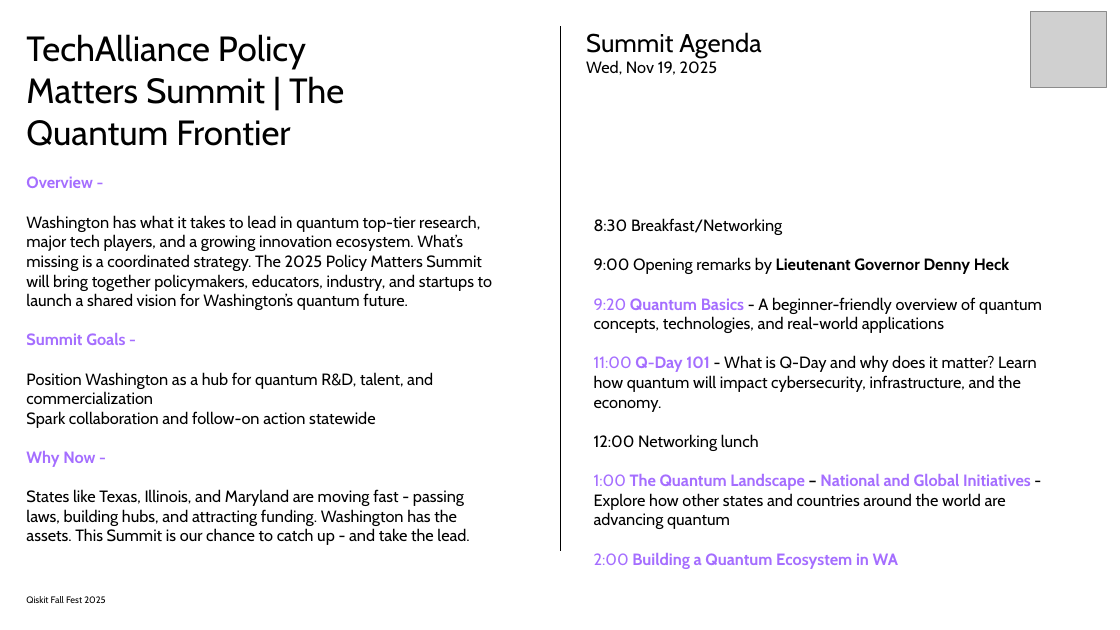
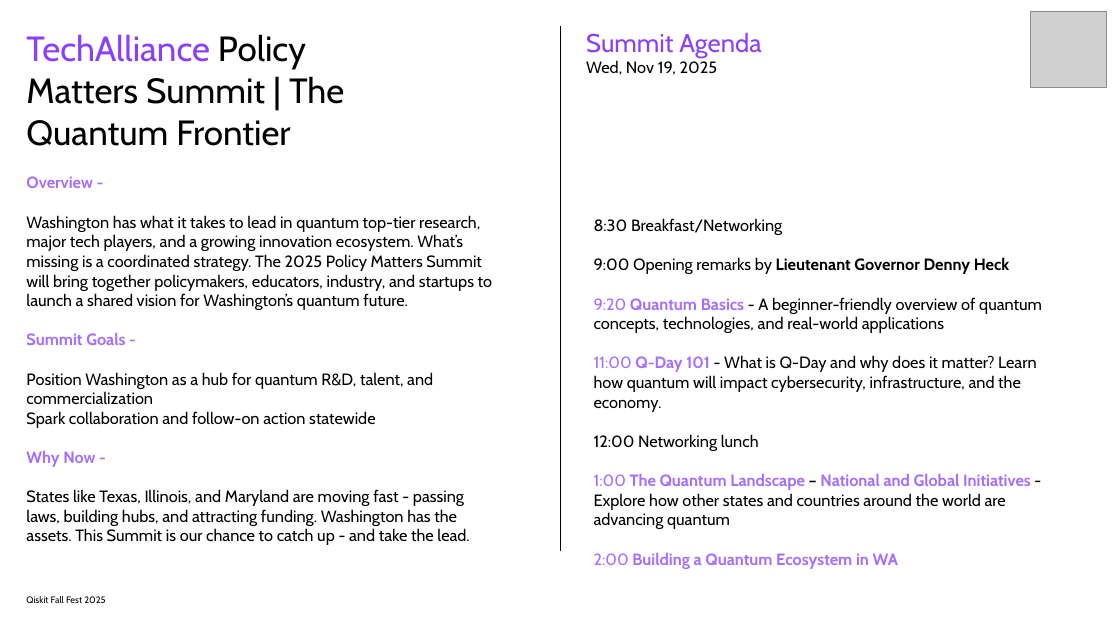
Before and after one commit to SeattleQuantumComputingMeetup/qiskit_fall_fest_2025, a slide deck: slide 7 of Qiskit_Fall_Fest_2025_Meetup_Oct_25.pptx (slide 4 before the commit). Drawn at 1120x630 pixels with LibreOffice and Linux fonts; fonts in the diff are those of the drawing; grey boxes stand for pictures. Boxes give left, top, right and bottom in pixels: in the first picture for what was removed or moved away, otherwise in the second. Text is boxed around its words. In the diff, an @@ line names an element or a change of style, - is before the commit and + after.

```diff
--- a/Qiskit_Fall_Fest_2025_Meetup_Oct_25.pptx
+++ b/Qiskit_Fall_Fest_2025_Meetup_Oct_25.pptx
@@ text "TechAlliance Policy Matters Summit | ..." at [26,34,344,146]: text colour #000000 to #8A3FFC in "TechAlliance" @@
@@ text at [586,32,761,57]: text colour #000000 to #8A3FFC in "Summit Agenda" @@
```
Also in this commit, not shown: 7 other slides changed, 4 slides added, 1 other file.
